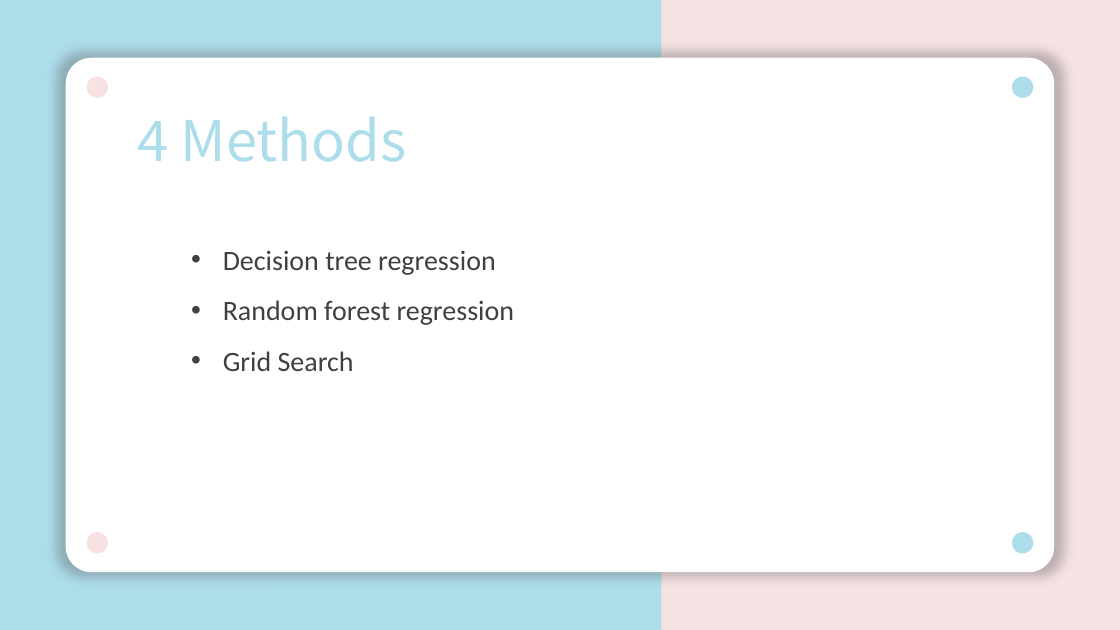
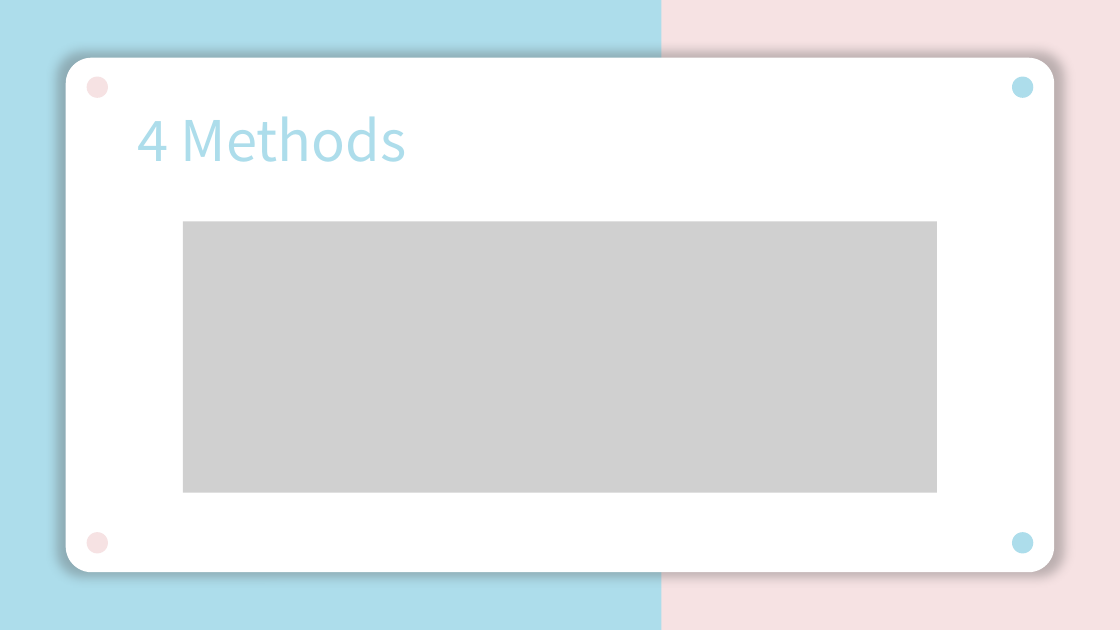
Before and after one commit to unclestay/ESILV---Python-for-data-analysis---devoir-2020, a slide deck: slide 6 of pythonProject.pptx. Drawn at 1120x630 pixels with LibreOffice and Linux fonts; fonts in the diff are those of the drawing; grey boxes stand for pictures. Boxes give left, top, right and bottom in pixels: in the first picture for what was removed or moved away, otherwise in the second. Text is boxed around its words. In the diff, an @@ line names an element or a change of style, - is before the commit and + after.

```diff
--- a/pythonProject.pptx
+++ b/pythonProject.pptx
@@ picture added at box(183, 222, 938, 493) @@
@@ text removed at box(223, 251, 515, 371) @@
-• Decision tree regression
-• Random forest regression
-• Grid Search
```
Also in this commit, not shown: 1 other slide changed.
